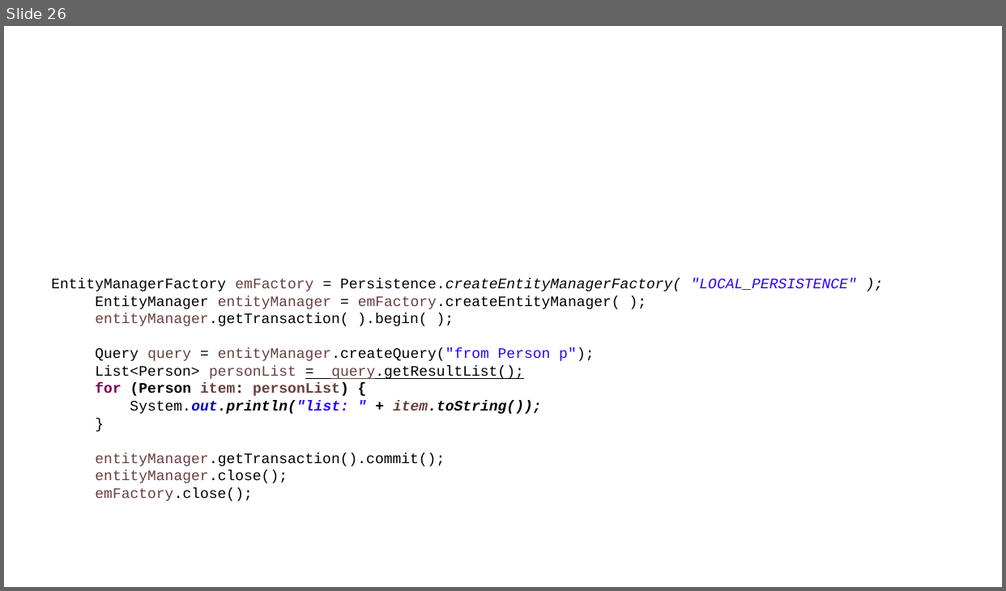
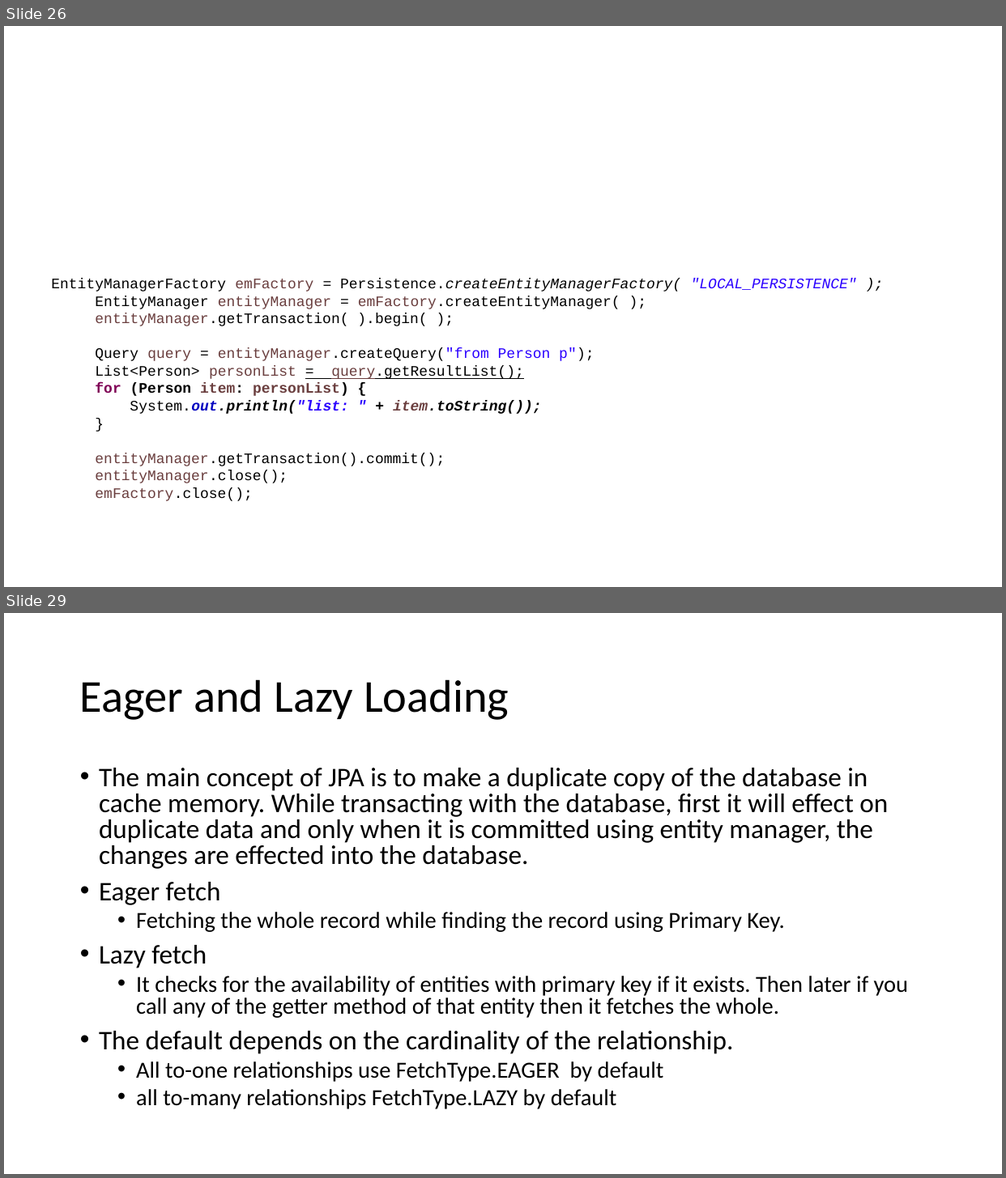
Before and after one commit to lawren43/mytest-repo, a slide deck: test-springmvc/doc/20181018-Spring JPA.pptx. Shown one above the other, each under a label of ours: slide 26 before the commit, slides 26 and 29 after it; the slides between them are not shown. The pictures are 1006x591 and 1006x1178 pixels, drawn with LibreOffice and Linux fonts; fonts in the diff are those of the drawing. Boxes give left, top, right and bottom in pixels: in the first picture for what was removed or moved away, otherwise in the second. Text is boxed around its words. In the diff, an @@ line names an element or a change of style, - is before the commit and + after.

```diff
--- a/test-springmvc/doc/20181018-Spring JPA.pptx
+++ b/test-springmvc/doc/20181018-Spring JPA.pptx
@@ slide 29 added at box(4, 613, 1002, 1174), background #FFFFFF @@
@@ title added at box(80, 679, 509, 720), 44 pt, text #000000 @@
+Eager and Lazy Loading
@@ text added at box(99, 768, 909, 1110), 22.2 pt, text #000000 @@
+• The main concept of JPA is to make a duplicate copy of the database in cache memory. While transacting with the database, first it will effect on duplicate data and only when it is committed using entity manager, the changes are effected into the database.
+• Eager fetch
+  • Fetching the whole record while finding the record using Primary Key.
+• Lazy fetch
+  • It checks for the availability of entities with primary key if it exists. Then later if you call any of the getter method of that entity then it fetches the whole.
+• The default depends on the cardinality of the relationship.
+  • All to-one relationships use FetchType.EAGER by default
+  • all to-many relationships FetchType.LAZY by default
```
Also in this commit, not shown: 2 slides changed, 19 other slides added, 1 other file.
